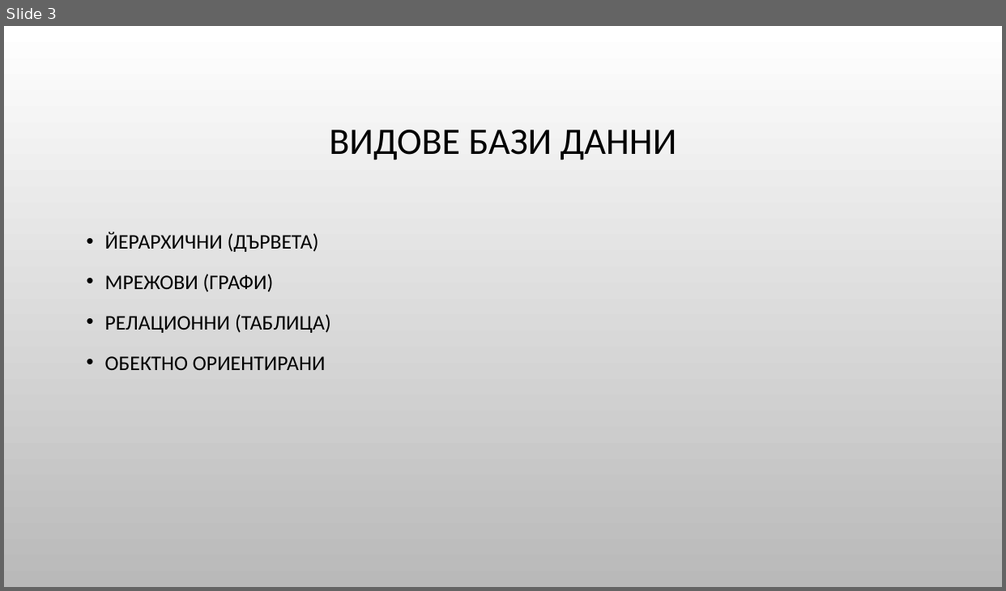
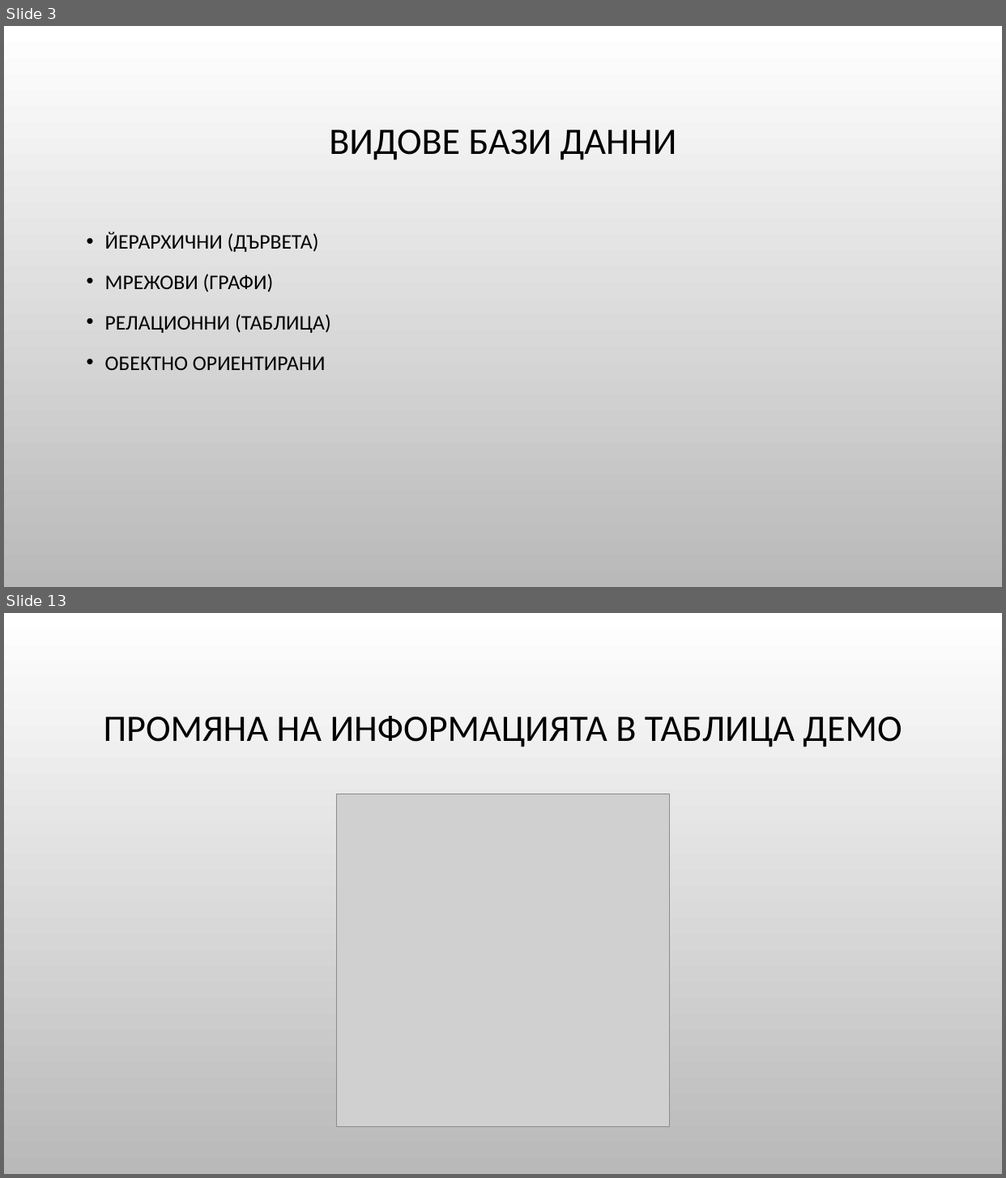
Before and after one commit to Bilyukov/php-mysql-course, a slide deck: 09.introduction-to-mysql.pptx. Shown one above the other, each under a label of ours: slide 3 before the commit, slides 3 and 13 after it; the slides between them are not shown. The pictures are 1006x591 and 1006x1178 pixels, drawn with LibreOffice and Linux fonts; fonts in the diff are those of the drawing; grey boxes stand for pictures; background and template pictures are left out. Boxes give left, top, right and bottom in pixels: in the first picture for what was removed or moved away, otherwise in the second. Text is boxed around its words. In the diff, an @@ line names an element or a change of style, - is before the commit and + after.

```diff
--- a/09.introduction-to-mysql.pptx
+++ b/09.introduction-to-mysql.pptx
@@ slide 13 added at (x1=4, y1=613, x2=1002, y2=1174), background picture (left out) @@
@@ title added at (x1=104, y1=716, x2=901, y2=747), 36 pt, text #000000 @@
+ПРОМЯНА НА ИНФОРМАЦИЯТА В ТАБЛИЦА ДЕМО
@@ picture added at (x1=336, y1=794, x2=670, y2=1127) @@
```
Also in this commit, not shown: 19 other slides added, 9 other files.
